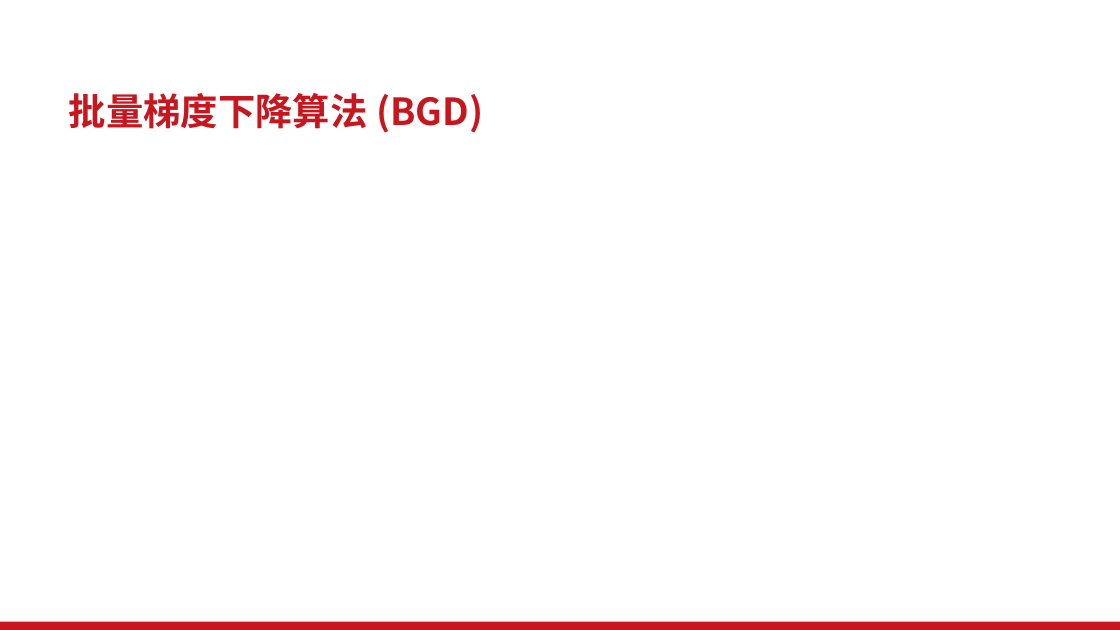
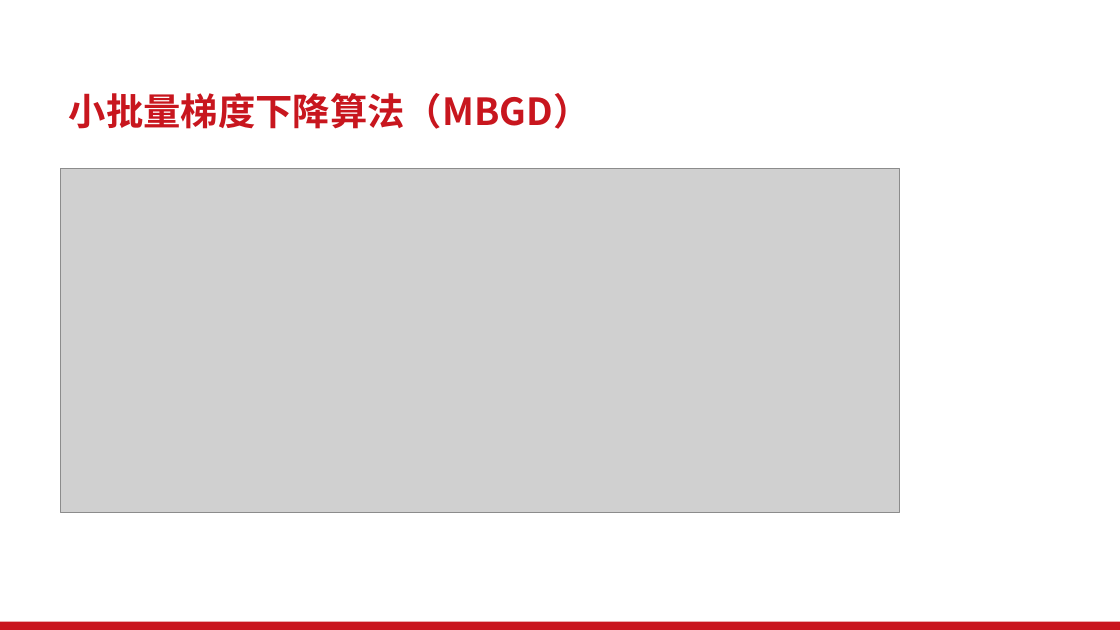
Before and after one commit to Vitalrubbish/Project-for-CS1950, a slide deck: slide 18 of 伟大思想报告PPT.pptx (slide 17 before the commit). Drawn at 1120x630 pixels with LibreOffice and Linux fonts; fonts in the diff are those of the drawing; grey boxes stand for pictures; background and template pictures are left out. Boxes give left, top, right and bottom in pixels: in the first picture for what was removed or moved away, otherwise in the second. Text is boxed around its words. In the diff, an @@ line names an element or a change of style, - is before the commit and + after.

```diff
--- a/伟大思想报告PPT.pptx
+++ b/伟大思想报告PPT.pptx
@@ title at [69,93,591,129]: text changed @@
-批量梯度下降算法 (BGD)
+小批量梯度下降算法（MBGD）
@@ picture added at [60,168,900,512] @@
```
Also in this commit, not shown: 1 other slide changed.
